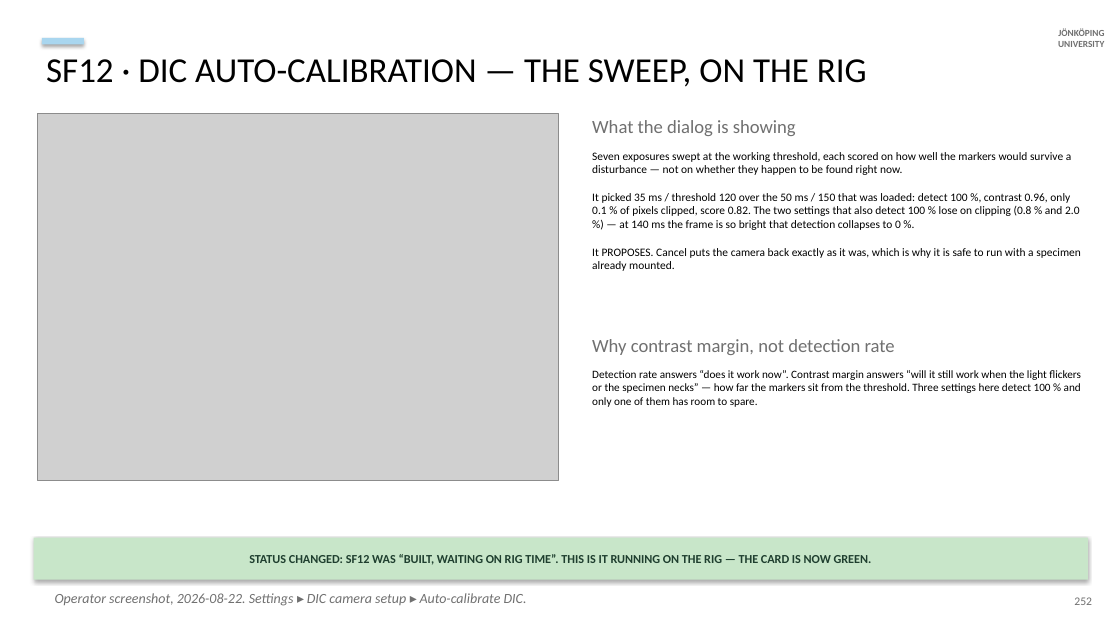
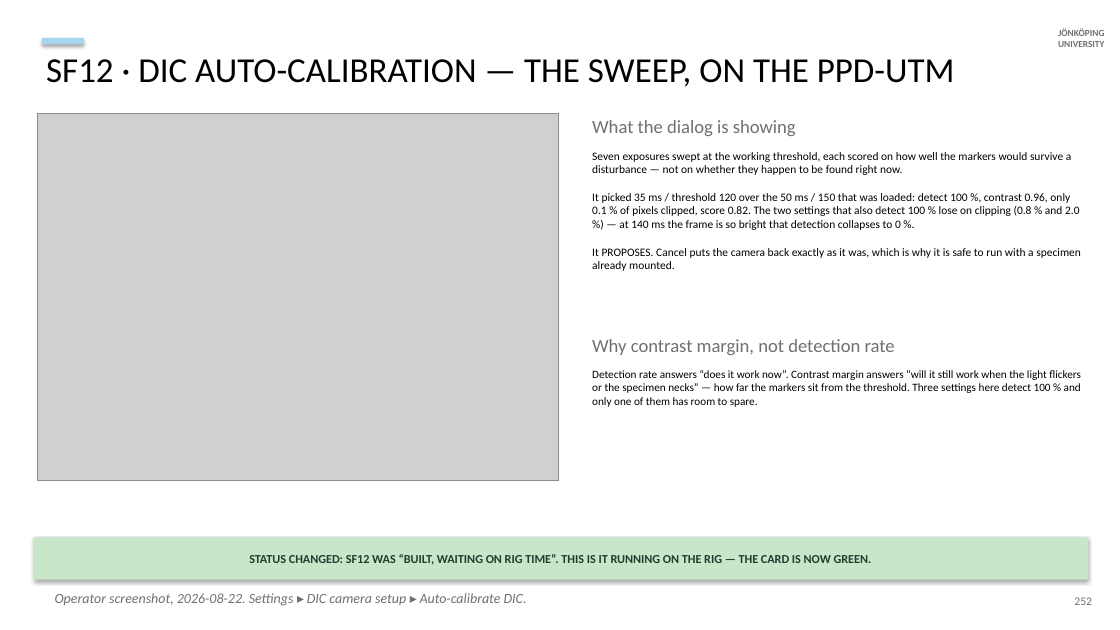
Before and after one commit to AdithyaSivakumar-3/UTM, a slide deck: slide 112 of documentation/decks/V6a_8_6_20_slides.pptx. Drawn at 1120x630 pixels with LibreOffice and Linux fonts; fonts in the diff are those of the drawing; grey boxes stand for pictures. Boxes give left, top, right and bottom in pixels: in the first picture for what was removed or moved away, otherwise in the second. Text is boxed around its words. In the diff, an @@ line names an element or a change of style, - is before the commit and + after.

```diff
--- a/documentation/decks/V6a_8_6_20_slides.pptx
+++ b/documentation/decks/V6a_8_6_20_slides.pptx
@@ text at (46, 59, 955, 87): text changed @@
-SF12 · DIC AUTO-CALIBRATION — THE SWEEP, ON THE RIG
+SF12 · DIC AUTO-CALIBRATION — THE SWEEP, ON THE PPD-UTM
```
Also in this commit, not shown: 7 other slides changed, 12 other files.
